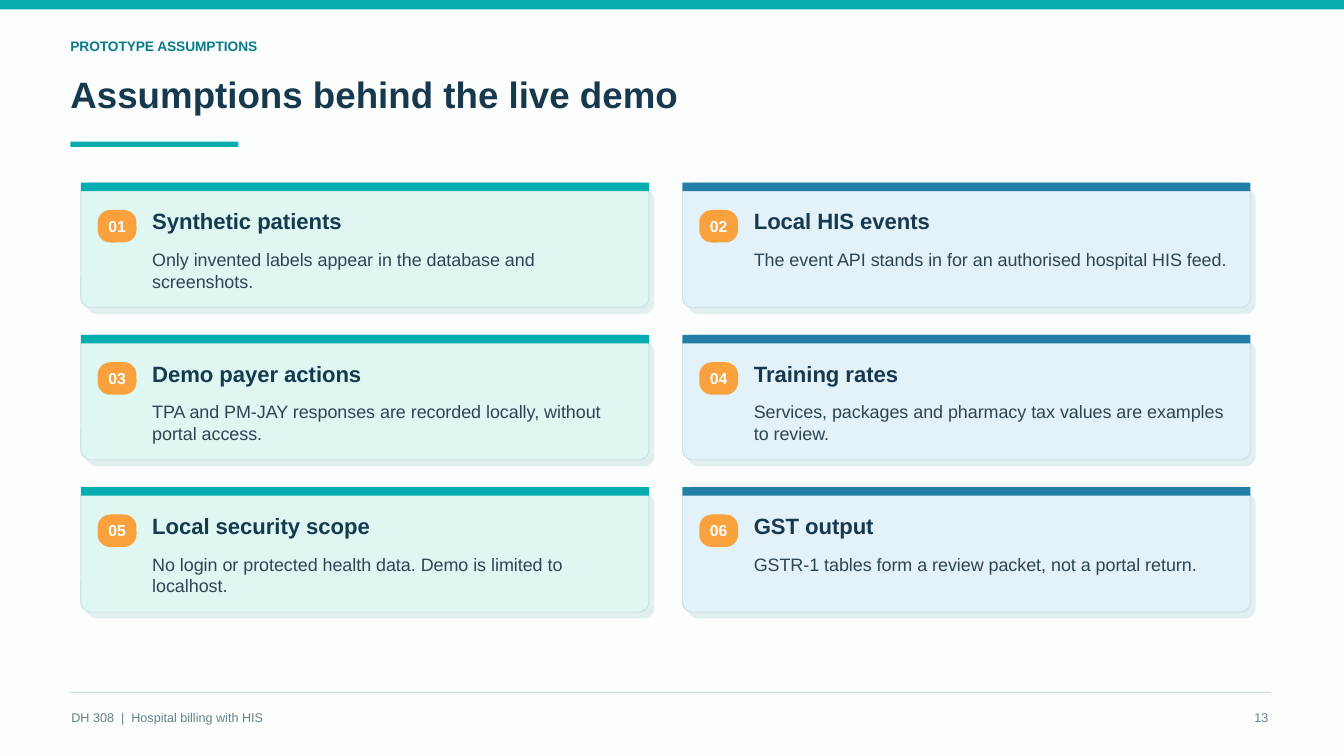
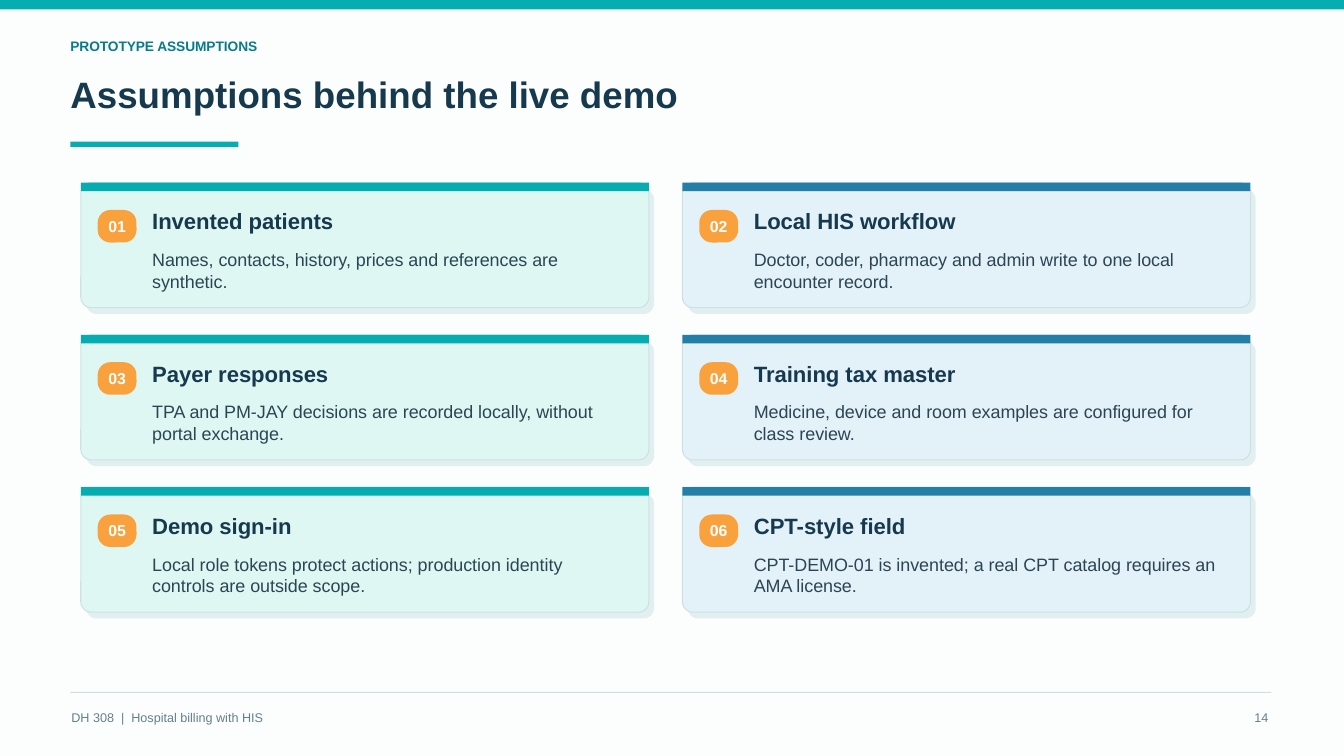
Before and after one commit to Osama-Bin-Lagging/tiveri-billing, a slide deck: slide 14 of presentation/DH308_HIS_Billing_Final.pptx (slide 13 before the commit). Drawn at 1344x756 pixels with LibreOffice and Linux fonts; fonts in the diff are those of the drawing. Boxes give left, top, right and bottom in pixels: in the first picture for what was removed or moved away, otherwise in the second. Text is boxed around its words. In the diff, an @@ line names an element or a change of style, - is before the commit and + after.

Commit message:
Build role-based HIS billing demo and final presentation

```diff
--- a/presentation/DH308_HIS_Billing_Final.pptx
+++ b/presentation/DH308_HIS_Billing_Final.pptx
@@ text at box(152, 213, 333, 234): text changed @@
-Synthetic patients
+Invented patients
@@ text at box(754, 213, 955, 230): text changed @@
-Local HIS events
+Local HIS workflow
@@ text at box(152, 253, 558, 292): text changed @@
-Only invented labels appear in the database and screenshots.
+Names, contacts, history, prices and references are synthetic.
@@ text at box(754, 253, 1174, 288): text changed @@
-The event API stands in for an authorised hospital HIS feed.
+Doctor, coder, pharmacy and admin write to one local encounter record.
@@ text at box(152, 366, 328, 387): text changed @@
-Demo payer actions
+Payer responses
@@ text at box(754, 366, 955, 387): text changed @@
-Training rates
+Training tax master
@@ text at box(152, 405, 592, 444): text changed @@
-TPA and PM-JAY responses are recorded locally, without portal access.
+TPA and PM-JAY decisions are recorded locally, without portal exchange.
@@ text at box(754, 405, 1193, 440): text changed @@
-Services, packages and pharmacy tax values are examples to review.
+Medicine, device and room examples are configured for class review.
@@ text at box(152, 518, 291, 539): text changed @@
-Local security scope
+Demo sign-in
@@ text at box(754, 518, 905, 539): text changed @@
-GST output
+CPT-style field
@@ text at box(152, 558, 563, 596): text changed @@
-No login or protected health data. Demo is limited to localhost.
+Local role tokens protect actions; production identity controls are outside scope.
@@ text at box(754, 558, 1215, 592): text changed @@
-GSTR-1 tables form a review packet, not a portal return.
+CPT-DEMO-01 is invented; a real CPT catalog requires an AMA license.
@@ text at box(1254, 713, 1268, 722): text changed @@
-13
+14
```
Also in this commit, not shown: 11 other slides changed, 9 slides added, 8 slides removed, 13 other files.
